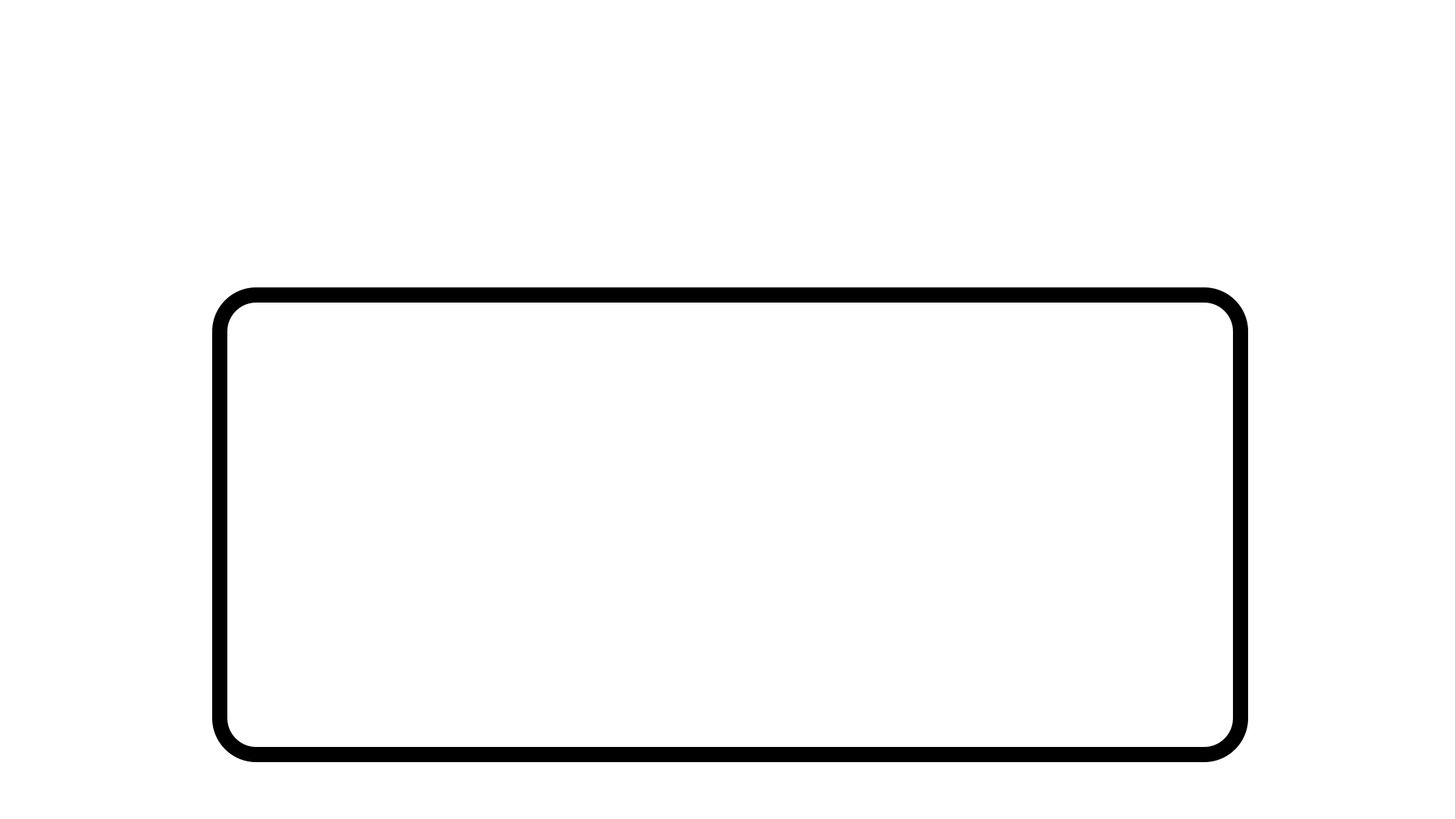
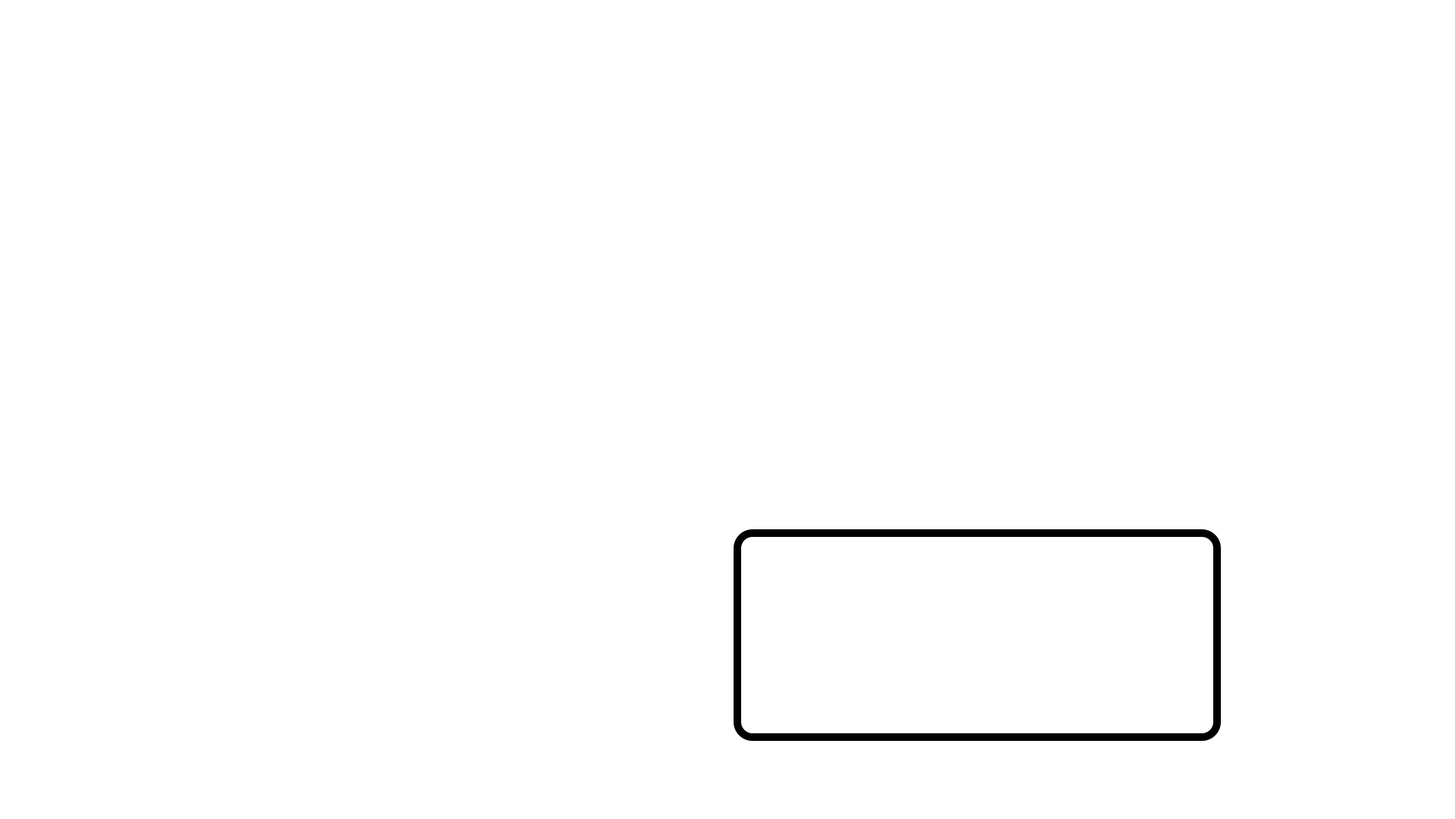
Revision of a layered 1455 × 819 image; what changed, layer by layer:
showed group "Group 1" (2 layers) over <box>733,529,1222,741</box>
painted on "Rectangle 2" (1st of 4, in "Artboard 1" › "Group 1") over <box>733,529,1222,741</box>
hid "Rectangle 1", painted on it over <box>212,287,1249,762</box>
